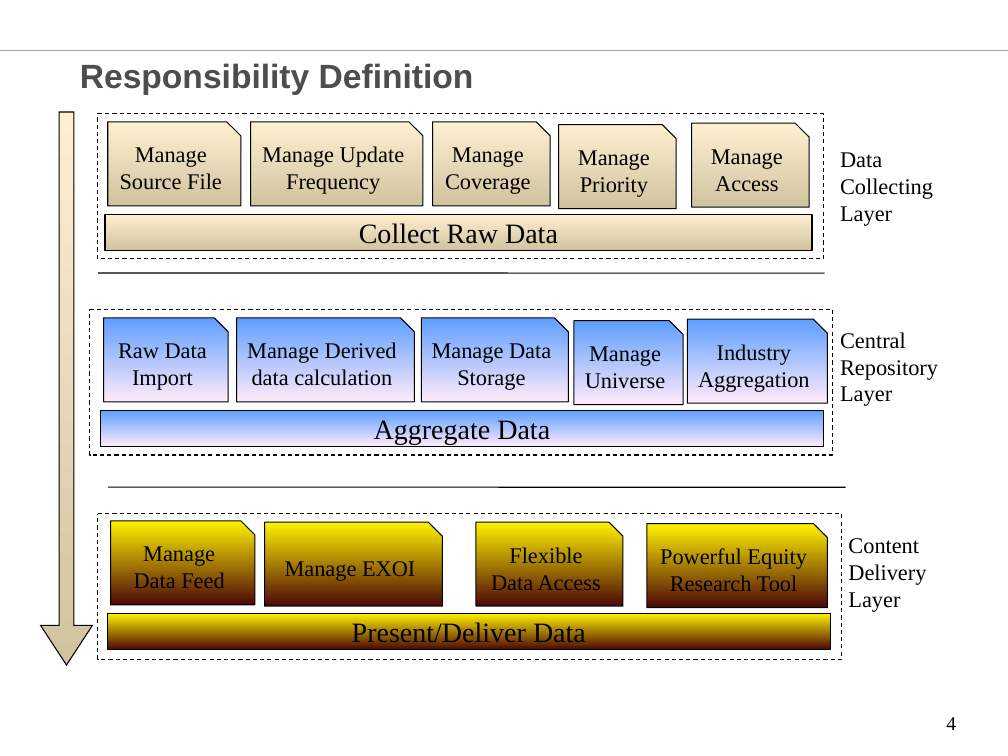
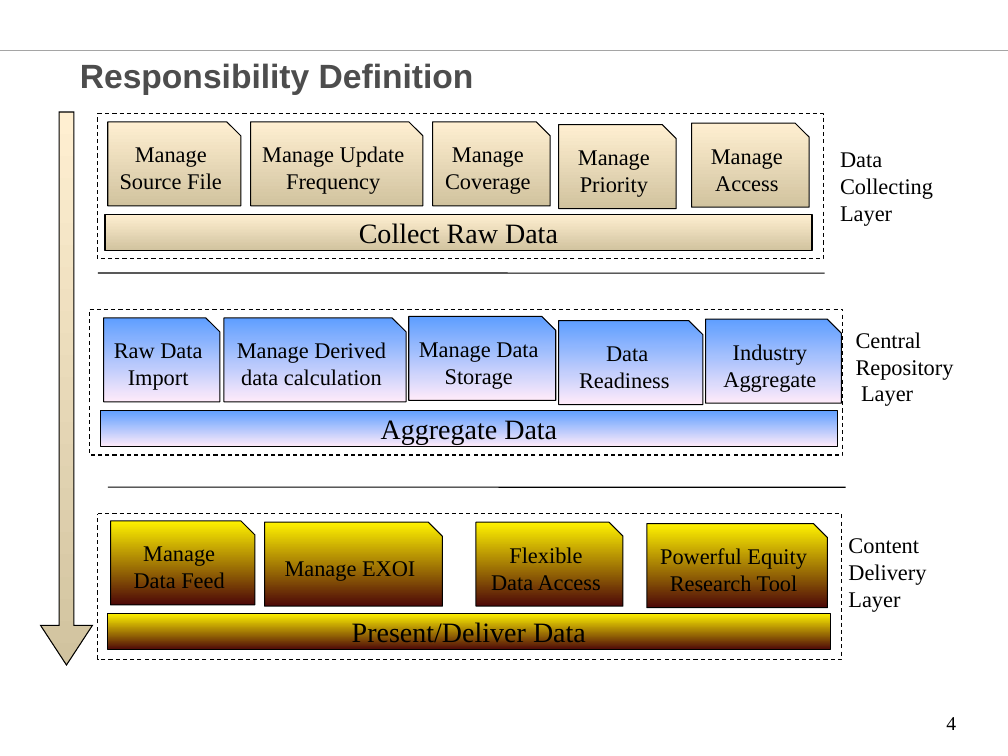
Before and after one commit to chenglx/myenv, a slide deck: slide 4 of Equity Data Technology Vision.ppt. Drawn at 1008x756 pixels with LibreOffice and Linux fonts; fonts in the diff are those of the drawing; background and template pictures are left out. Boxes give left, top, right and bottom in pixels: in the first picture for what was removed or moved away, otherwise in the second. Text is boxed around its words. In the diff, an @@ line names an element or a change of style, - is before the commit and + after.

```diff
--- a/Equity Data Technology Vision.ppt
+++ b/Equity Data Technology Vision.ppt
@@ rectangle resized from (x1=90, y1=309, x2=833, y2=455) to (x1=90, y1=309, x2=843, y2=455) @@
@@ freeform shape "Raw Data Import" resized from (x1=104, y1=318, x2=229, y2=401) to (x1=104, y1=318, x2=220, y2=401) @@
@@ freeform shape "Manage Derived data calculation" resized from (x1=237, y1=318, x2=414, y2=401) to (x1=224, y1=318, x2=406, y2=401) @@
@@ freeform shape "Manage Data Storage" moved from (x1=421, y1=318, x2=569, y2=401) to (x1=409, y1=317, x2=556, y2=400) @@
@@ freeform shape "Data Readiness" resized from (x1=574, y1=321, x2=682, y2=404) to (x1=558, y1=321, x2=703, y2=404) @@
@@ freeform shape "Industry Aggregate" resized from (x1=687, y1=320, x2=828, y2=403) to (x1=706, y1=320, x2=842, y2=403) @@
@@ text "Central Repository Layer" moved from (x1=840, y1=332, x2=938, y2=406) to (x1=856, y1=332, x2=954, y2=406) @@
@@ text in freeform shape at (x1=579, y1=346, x2=669, y2=389): text changed @@
-Manage Universe
+Data Readiness
@@ text in freeform shape at (x1=723, y1=344, x2=816, y2=392): text changed @@
-Industry Aggregation
+Industry Aggregate
@@ rectangle "Aggregate Data" resized from (x1=101, y1=410, x2=824, y2=447) to (x1=101, y1=410, x2=838, y2=447) @@
```
Also in this commit, not shown: 3 other slides changed, 3 slides added.
